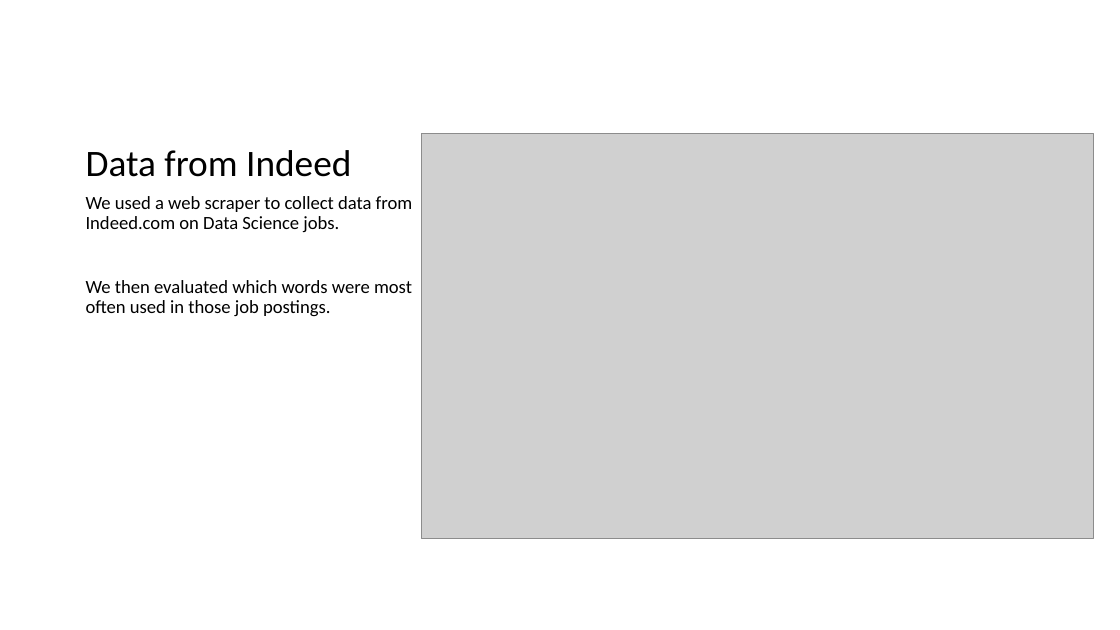
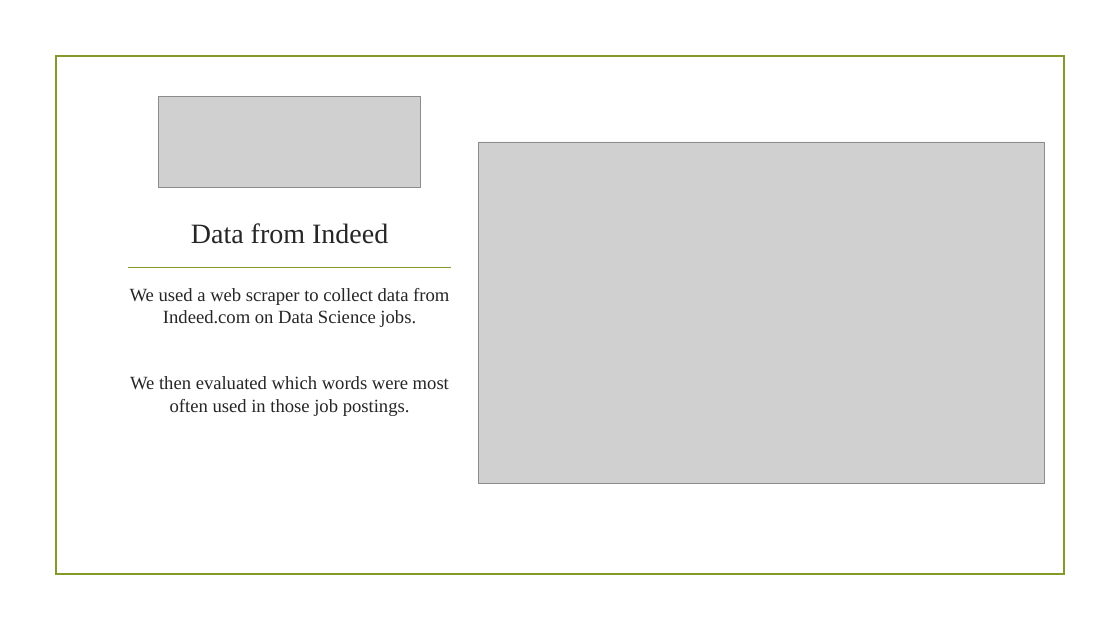
Before and after one commit to dmoste/DATA607, a slide deck: slide 1 of Project 3/Data Science Presentation.pptx. Drawn at 1120x630 pixels with LibreOffice and Linux fonts; fonts in the diff are those of the drawing; grey boxes stand for pictures; background and template pictures are left out. Boxes give left, top, right and bottom in pixels: in the first picture for what was removed or moved away, otherwise in the second. Text is boxed around its words. In the diff, an @@ line names an element or a change of style, - is before the commit and + after.

Commit message:
updated presentation

```diff
--- a/Project 3/Data Science Presentation.pptx
+++ b/Project 3/Data Science Presentation.pptx
@@ rectangle added at (x1=55, y1=56, x2=1064, y2=575), outline #83992A 1.25 pt @@
@@ picture added at (x1=159, y1=97, x2=421, y2=187) @@
@@ title "Data from Indeed" moved from (x1=86, y1=150, x2=351, y2=177) to (x1=191, y1=223, x2=388, y2=244) @@
@@ title "Data from Indeed" at (x1=191, y1=223, x2=388, y2=244): size 32 to 24 pt, font Calibri to Times New Roman, text colour #000000 to #262626; alignment left to centre; line spacing 0.9 to 1 @@
@@ picture resized from (x1=422, y1=134, x2=1094, y2=539) to (x1=479, y1=142, x2=1045, y2=483) @@
@@ line added from (129, 268) to (451, 268), #83992A 1.25 pt @@
@@ text "We used a web scraper ..." moved from (x1=86, y1=196, x2=413, y2=316) to (x1=130, y1=288, x2=449, y2=416) @@
@@ text "We used a web scraper ..." at (x1=130, y1=288, x2=449, y2=416): font Calibri to Times New Roman, text colour #000000 to #262626; alignment left to centre; line spacing 0.9 to 1 @@
```
